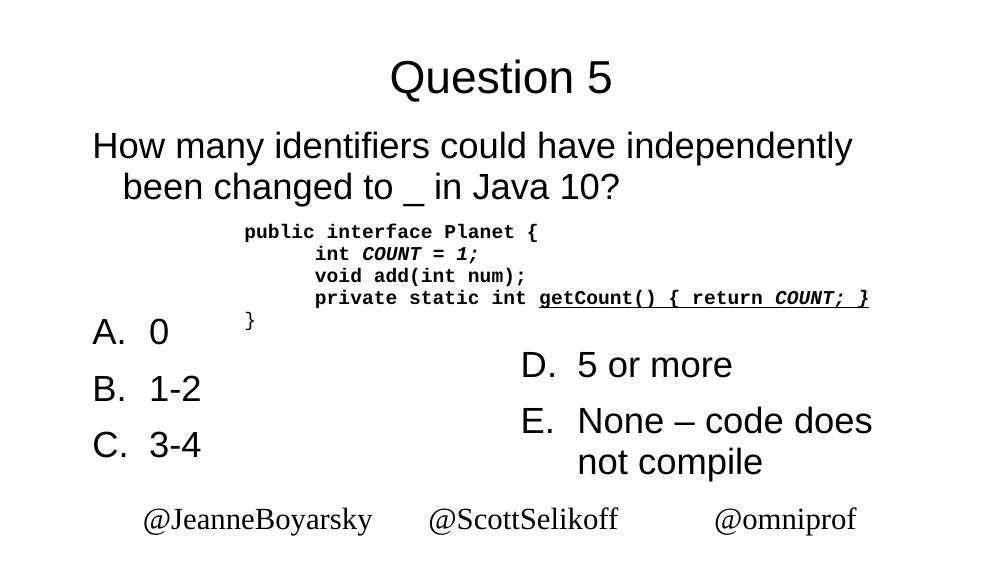
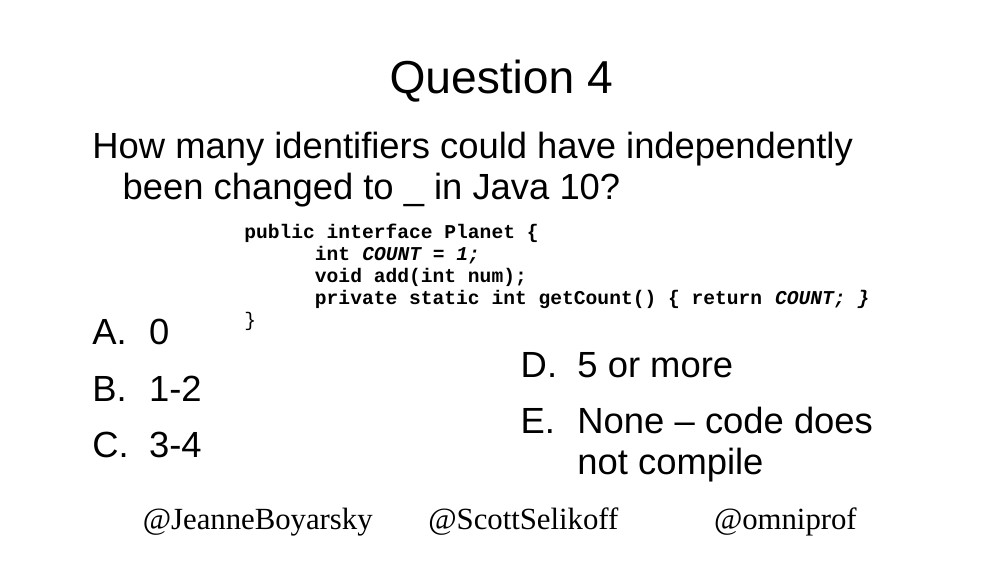
Before and after one commit to boyarsky/2019-oraclecodeone-cert-hol, a slide deck: slide 39 of 2019-OracleCodeOne-HOL.pptx (slide 40 before the commit). Drawn at 1008x567 pixels with LibreOffice and Linux fonts; fonts in the diff are those of the drawing; background and template pictures are left out. Boxes give left, top, right and bottom in pixels: in the first picture for what was removed or moved away, otherwise in the second. Text is boxed around its words. In the diff, an @@ line names an element or a change of style, - is before the commit and + after.

```diff
--- a/2019-OracleCodeOne-HOL.pptx
+++ b/2019-OracleCodeOne-HOL.pptx
@@ title at (390, 59, 613, 102): text changed @@
-Question 5
+Question 4
@@ text at (315, 290, 846, 308): underline off in "getCount() { return COUNT; }" @@
```
Also in this commit, not shown: 2 other slides changed, 1 slide removed.
